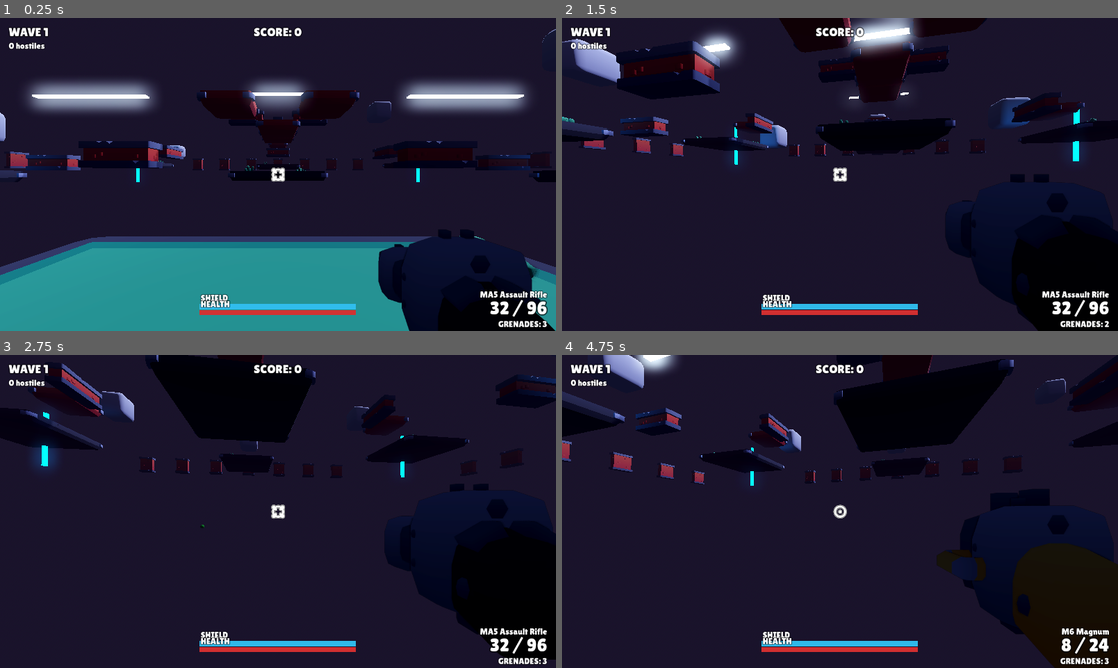
Above: before the commit, frames 1-4 (two rows, left to right).
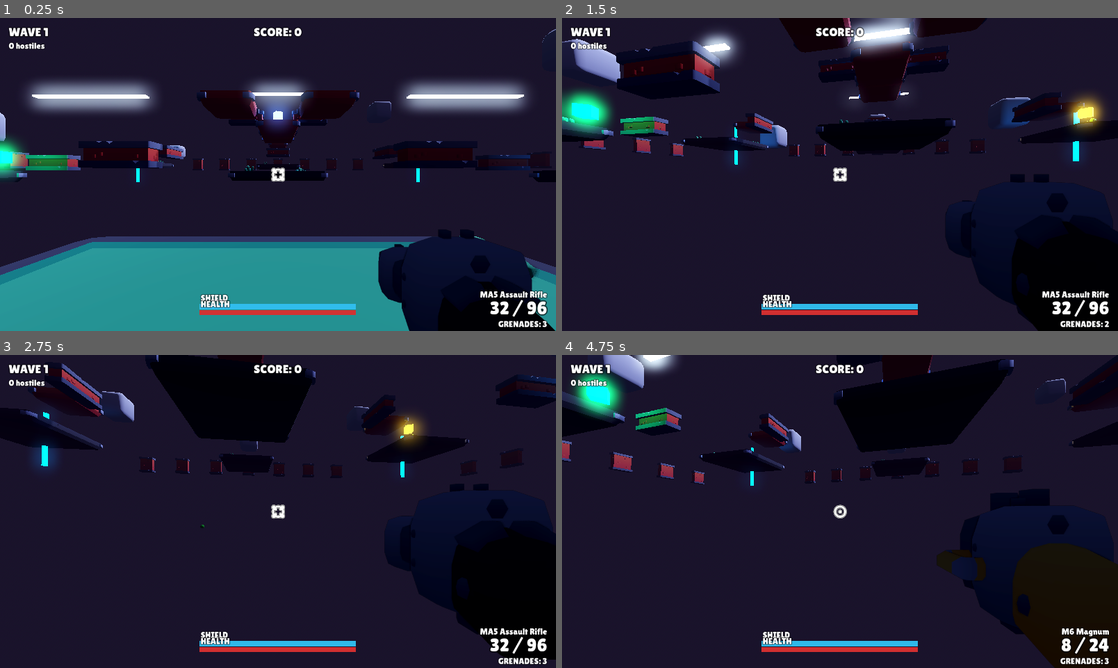
Above: after the commit, the same moments.

Repository: tapkinnu/halo-ringfall
Game: Godot game, scene res://scenes/main.tscn
Two runs of this game, one before a commit and one after it. Both use one fixed random seed, a clock stepped at 60 frames per second and the inputs below.
Inputs (mouse positions are in pixels of both pictures, inside the frame that each line leads up to):
- Up to frame 1 (0.25 s): no input
- Up to frame 2 (1.5 s): move the mouse to (867, 174) at 0.52 s; hold W (move_forward) from 0.53 s (still down); click (867, 174) at 0.6 s; tap Space (jump) at 0.77 s; move the mouse to (812, 174) at 1.27 s; tap G (throw_grenade) at 1.35 s
- Up to frame 3 (2.75 s): keep holding W (move_forward); tap Space (jump) at 1.52 s; move the mouse to (289, 505) at 2.02 s; tap 1 (weapon_1) at 2.1 s
- Up to frame 4 (4.75 s): keep holding W (move_forward); move the mouse to (834, 517) at 2.77 s; tap 2 (weapon_2) at 2.85 s; tap Space (jump) at 3.02, 3.77, 4.52 s; move the mouse to (878, 514) at 3.52 s; tap 3 (weapon_3) at 3.6 s; tap R (reload) at 4.15 s; move the mouse to (795, 508) at 4.27 s; tap E (weapon_toggle) at 4.35 s

The runs differ from the first frame. In frame 1, 1.4% of the frame differs, in the area x 0-70%, y 26-52%; in frame 2, 2.2%, in the area x 0-98%, y 0-40%; in frame 3, 0.5%; in frame 4, 1.3%.

Commit message:
feat: add weapon pickup stations with glowing floating meshes

Diff:
--- a/objects/player.gd
+++ b/objects/player.gd
@@ -401,6 +401,22 @@
     ammo_updated.emit(current_ammo, reserve_ammo)
     weapon_changed.emit(weapon.display_name)
 
+# Pick up a weapon from a pickup station
+func pickup_weapon(new_weapon: Weapon, ammo_refill: int):
+    # Check if weapon is already in inventory by display_name
+    for i in range(weapons.size()):
+        if weapons[i].display_name == new_weapon.display_name:
+            # Already have this weapon — just refill reserve ammo
+            reserve_ammo += ammo_refill
+            ammo_updated.emit(current_ammo, reserve_ammo)
+            weapon_changed.emit(new_weapon.display_name)
+            return
+
+    # New weapon — add to inventory and switch to it
+    weapons.append(new_weapon)
+    var new_index = weapons.size() - 1
+    switch_to_weapon(new_index)
+
 # Take damage - shield absorbs first, then health
 
 func damage(amount):
--- /dev/null
+++ b/objects/weapon_pickup.gd
@@ -0,0 +1,67 @@
+extends Area3D
+class_name WeaponPickup
+
+## Weapon resource this pickup gives the player
+@export var weapon_resource: Weapon
+## Amount of reserve ammo granted on pickup
+@export var ammo_refill_amount: int = 30
+
+signal picked_up
+
+@onready var mesh_instance: MeshInstance3D = $MeshInstance3D
+@onready var light: OmniLight3D = $OmniLight3D
+
+var _bob_offset: float = 0.0
+
+func _ready():
+    # Configure collision so only the player (body layer 1) triggers this
+    collision_layer = 0
+    collision_mask = 1
+
+    # Determine color based on weapon display_name
+    var color: Color
+    match weapon_resource.display_name:
+        "MA5 Assault Rifle":
+            color = Color(0.0, 0.9, 0.4, 1.0)  # Green/teal - UNSC
+        "M6 Magnum":
+            color = Color(1.0, 0.8, 0.1, 1.0)  # Yellow/orange
+        "Type-25 Plasma Rifle":
+            color = Color(0.3, 0.5, 1.0, 1.0)  # Blue - Covenant
+        _:
+            color = Color(0.0, 0.6, 1.0, 1.0)  # Default blue
+
+    # Create glowing material for the mesh
+    var mat = StandardMaterial3D.new()
+    mat.albedo_color = color
+    mat.emission_enabled = true
+    mat.emission = color
+    mat.emission_energy_multiplier = 3.0
+    mesh_instance.material_override = mat
+
+    # Set light color to match
+    light.light_color = color
+
+    # Connect body_entered signal
+    body_entered.connect(_on_body_entered)
+
+func _process(delta):
+    # Rotation
+    mesh_instance.rotate_y(delta * 1.5)
+
+    # Bobbing up/down
+    _bob_offset += delta * 2.0
+    var bob = sin(_bob_offset) * 0.15
+    mesh_instance.position.y = bob
+    light.position.y = bob
+
+func _on_body_entered(body: Node3D) -> void:
+    # Check if the body is the player (has "damage" method)
+    if not body.has_method("damage"):
+        return
+
+    # Give weapon to player
+    if body.has_method("pickup_weapon"):
+        body.pickup_weapon(weapon_resource, ammo_refill_amount)
+
+    picked_up.emit()
+    queue_free()
--- /dev/null
+++ b/objects/weapon_pickup.tscn
@@ -0,0 +1,22 @@
+[gd_scene load_steps=3 format=3]
+
+[ext_resource type="Script" path="res://objects/weapon_pickup.gd" id="1_script"]
+
+[sub_resource type="BoxMesh" id="BoxMesh_vb66f"]
+size = Vector3(0.5, 0.5, 0.5)
+
+[sub_resource type="BoxShape3D" id="BoxShape3D_qs23h"]
+size = Vector3(1.0, 1.0, 1.0)
+
+[node name="WeaponPickup" type="Area3D"]
+script = ExtResource("1_script")
+
+[node name="MeshInstance3D" type="MeshInstance3D" parent="."]
+mesh = SubResource("BoxMesh_vb66f")
+
+[node name="CollisionShape3D" type="CollisionShape3D" parent="."]
+shape = SubResource("BoxShape3D_qs23h")
+
+[node name="OmniLight3D" type="OmniLight3D" parent="."]
+light_energy = 3.0
+omni_range = 5.0
--- a/scripts/level_builder.gd
+++ b/scripts/level_builder.gd
@@ -72,6 +72,30 @@
     for pos in [Vector3(0, 6, -12), Vector3(-10, 5, -10), Vector3(10, 5, -10), Vector3(0, 7, -22)]:
         add_light_strip(pos)
 
+    # Weapon pickup stations
+    var pickup_scene = preload("res://objects/weapon_pickup.tscn")
+
+    # Assault Rifle refill - left flank
+    var ar_pickup = pickup_scene.instantiate()
+    ar_pickup.position = Vector3(-12, 1.5, -8)
+    ar_pickup.weapon_resource = preload("res://weapons/assault_rifle.tres")
+    ar_pickup.ammo_refill_amount = 60
+    add_child(ar_pickup)
+
+    # Magnum pickup - right flank
+    var mag_pickup = pickup_scene.instantiate()
+    mag_pickup.position = Vector3(12, 2.5, -16)
+    mag_pickup.weapon_resource = preload("res://weapons/magnum.tres")
+    mag_pickup.ammo_refill_amount = 12
+    add_child(mag_pickup)
+
+    # Plasma Rifle - elevated central platform
+    var plasma_pickup = pickup_scene.instantiate()
+    plasma_pickup.position = Vector3(0, 4.5, -12)
+    plasma_pickup.weapon_resource = preload("res://weapons/plasma_rifle.tres")
+    plasma_pickup.ammo_refill_amount = 50
+    add_child(plasma_pickup)
+
 func add_platform(scene_path: String, pos: Vector3, rot_y: float):
     var scene = load(scene_path)
     var node = scene.instantiate()
Not shown, added: objects/weapon_pickup.gd.uid
